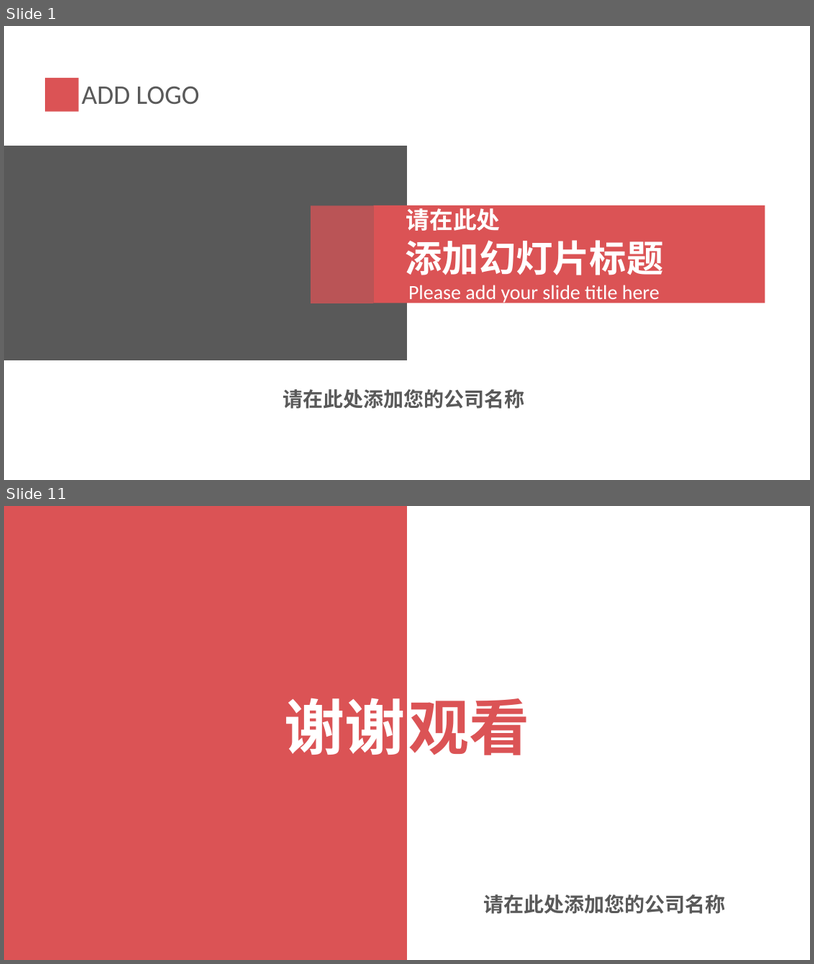
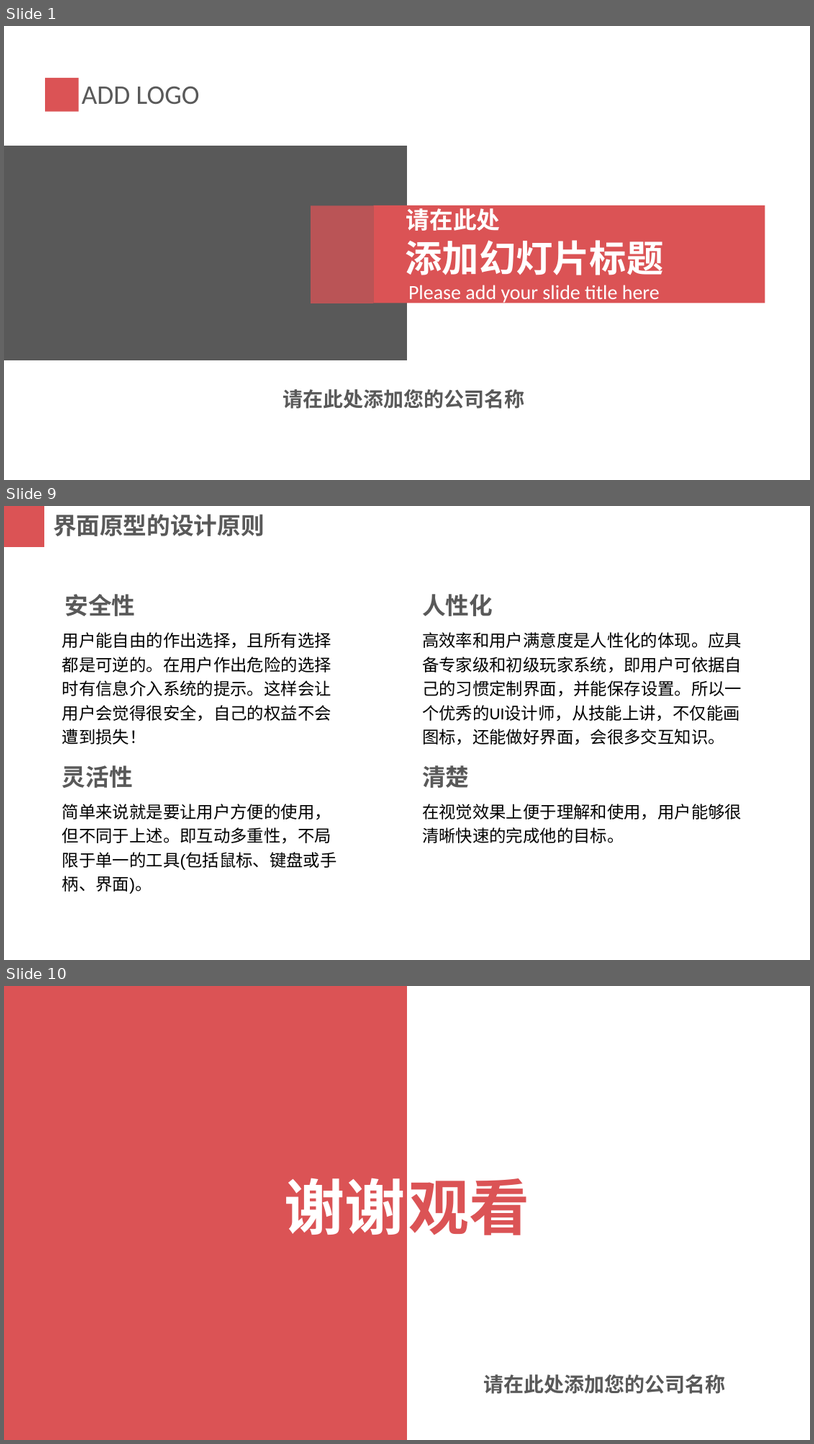
Before and after one commit to PRD2018-G03/PRD2018-G03-SoftwareEngineeringProject, a slide deck: 非受控文档/2_叶柏成/PPT/红灰配色简洁实用PPT模板.pptx. Shown one above the other, each under a label of ours: slides 1 and 11 before the commit, slides 1, 9 and 10 after it; the slides between them are not shown. The pictures are 814x964 and 814x1444 pixels, drawn with LibreOffice and Linux fonts; fonts in the diff are those of the drawing. Boxes give left, top, right and bottom in pixels: in the first picture for what was removed or moved away, otherwise in the second. Text is boxed around its words. In the diff, an @@ line names an element or a change of style, - is before the commit and + after.

```diff
--- a/非受控文档/2_叶柏成/PPT/红灰配色简洁实用PPT模板.pptx
+++ b/非受控文档/2_叶柏成/PPT/红灰配色简洁实用PPT模板.pptx
@@ slide 9 added at (4, 506, 810, 960), background #FFFFFF @@
@@ rectangle added at (4, 506, 44, 547), fill #DB5355 @@
@@ text added at (53, 514, 265, 536), 28 pt, text #595959, bold @@
+界面原型的设计原则
@@ text added at (65, 594, 136, 616), 28 pt, text #595959, bold @@
+安全性
@@ text added at (422, 594, 493, 616), 28 pt, text #595959, bold @@
+人性化
@@ text added at (62, 632, 332, 744), 20 pt, text #000000 @@
+用户能自由的作出选择，且所有选择都是可逆的。在用户作出危险的选择时有信息介入系统的提示。这样会让用户会觉得很安全，自己的权益不会遭到损失！
@@ text added at (422, 632, 742, 745), 20 pt, text #000000 @@
+高效率和用户满意度是人性化的体现。应具备专家级和初级玩家系统，即用户可依据自己的习惯定制界面，并能保存设置。所以一个优秀的UI设计师，从技能上讲，不仅能画图标，还能做好界面，会很多交互知识。
@@ text added at (62, 765, 133, 788), 28 pt, text #595959, bold @@
+灵活性
@@ text added at (422, 765, 469, 788), 28 pt, text #595959, bold @@
+清楚
@@ text added at (62, 803, 337, 893), 20 pt, text #000000 @@
+简单来说就是要让用户方便的使用，但不同于上述。即互动多重性，不局限于单一的工具(包括鼠标、键盘或手柄、界面)。
@@ text added at (422, 803, 742, 843), 20 pt, text #000000 @@
+在视觉效果上便于理解和使用，用户能够很清晰快速的完成他的目标。
@@ what was slide 11 is now slide 10 @@
```
Also in this commit, not shown: 7 other slides added, 9 slides removed.
